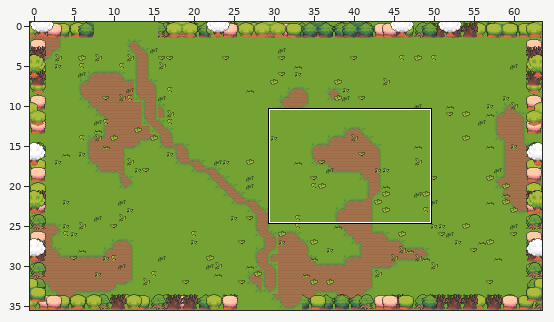
Tiled map -- game/assets/resources/data/levels/chapter-2/room-6.tmx. The first picture is a wide view before the edit; the outline marks the close-up.
Close-up. The starting point:
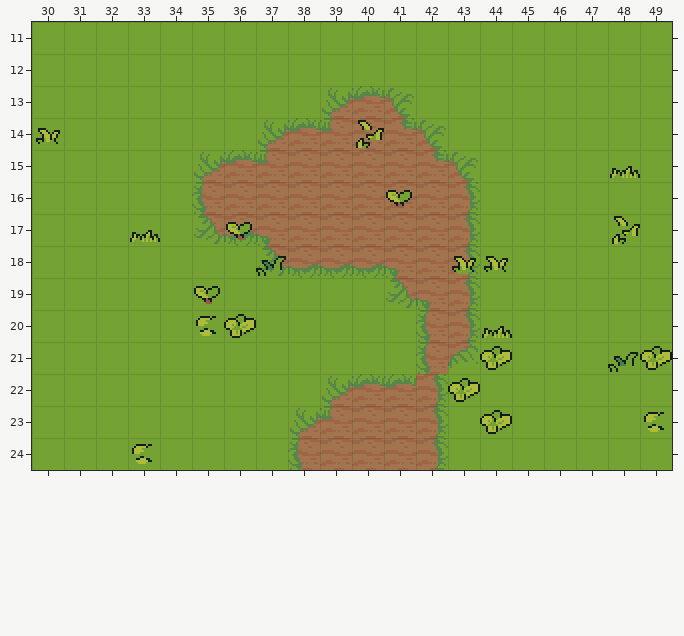
Cells are 16x16 px. Shown: x 30..49, y 11..24. The commit also changed other parts of the map, which this record leaves out.
After the commit:
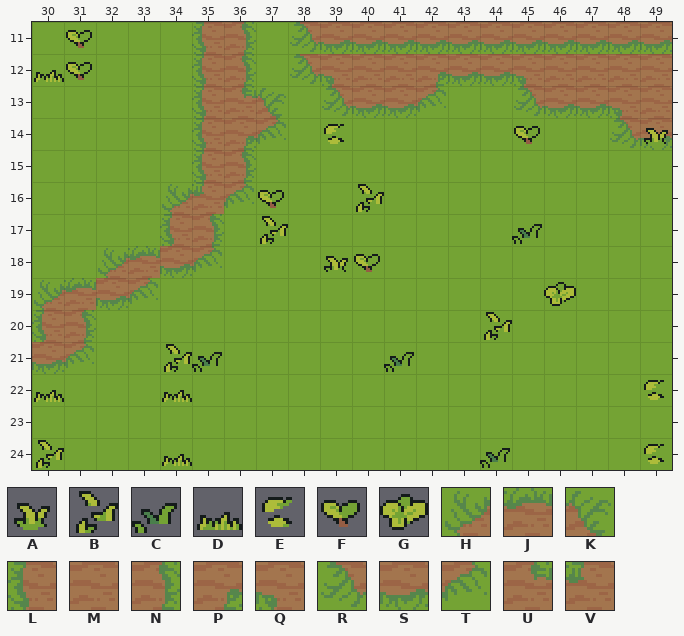
Key: from "floordetail": A 32, B 33, C 34, D 35, E 36, F 38, G 39; from "tilefloor": H 165, J 166, K 167, L 187, M 188, N 189, P 192, Q 193, R 209, S 210, T 211, U 214, V 215.
_ is an empty cell.
Tiles replaced or removed in this view: A, B, C, D, E, F, G, H, J, K, L, M, N, Q, R, S, T, U, V.
Edits made:
Changed rows in their new state; . is an unchanged cell.
Layer "ground":
first column x 35:
12 ...RQMMPSSQMMMM
13 ....RSST..RSSQM
14 ..______.....RS
15 _________......
16 _________......
17 _________......
18 .._______......
19 ......___......
20 .......__......
21 .......__......
22 ....____.......
23 ..._____.......
24 ..._____.......
Layer "path":
first column x 30:
11 .....LN.RSSSSSSSSSSS
12 .....LN.............
13 .....LUK............
14 .....LPT............
15 .....LN.............
16 ....HVT.............
17 ....LN..............
18 ..HJST..............
19 HJST................
20 LN..................
21 ST..................
Layer "decor":
first column x 30:
11 .F..................
12 DF..................
14 _........E_....F...A
15 .................._.
16 .......F..B_........
17 ..._.._B.......C.._.
18 ......._.AF..__.....
19 ....._..........G...
20 .....__.......B.....
21 ....BC.....C.._...__
22 D...D........_.....E
23 .............._...._
24 B.._D.........C....E
Boxes around the changes in both close-ups, in picture pixels (x1, y1, x2, y2):
changed: (32, 22, 672, 470)
